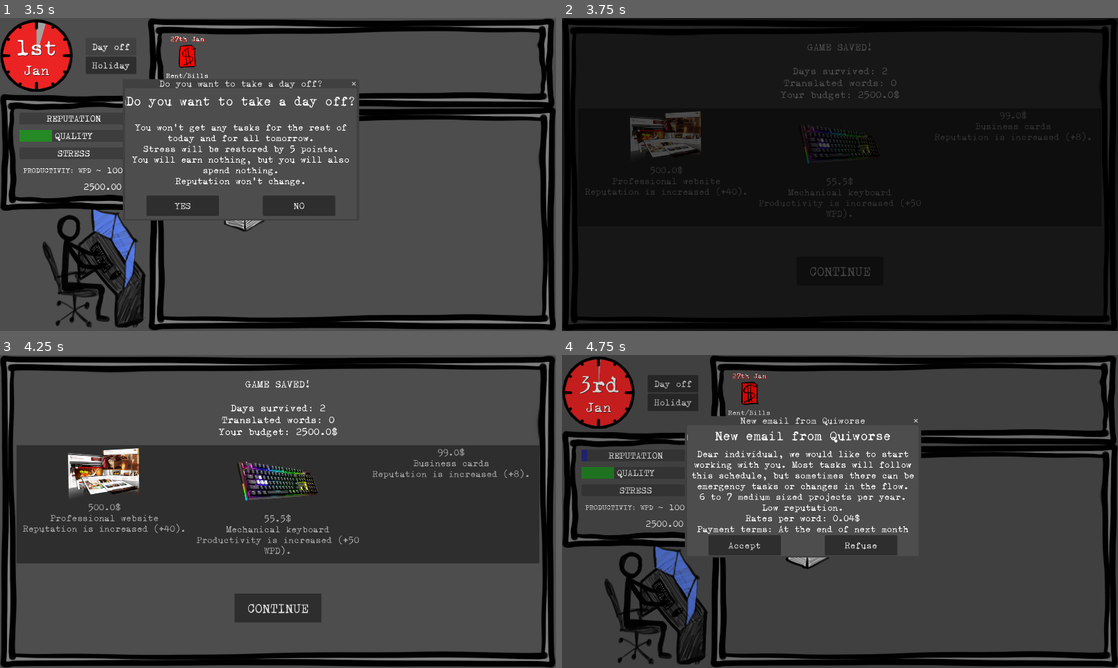
Above: before the commit, frames 1-4 (two rows, left to right).
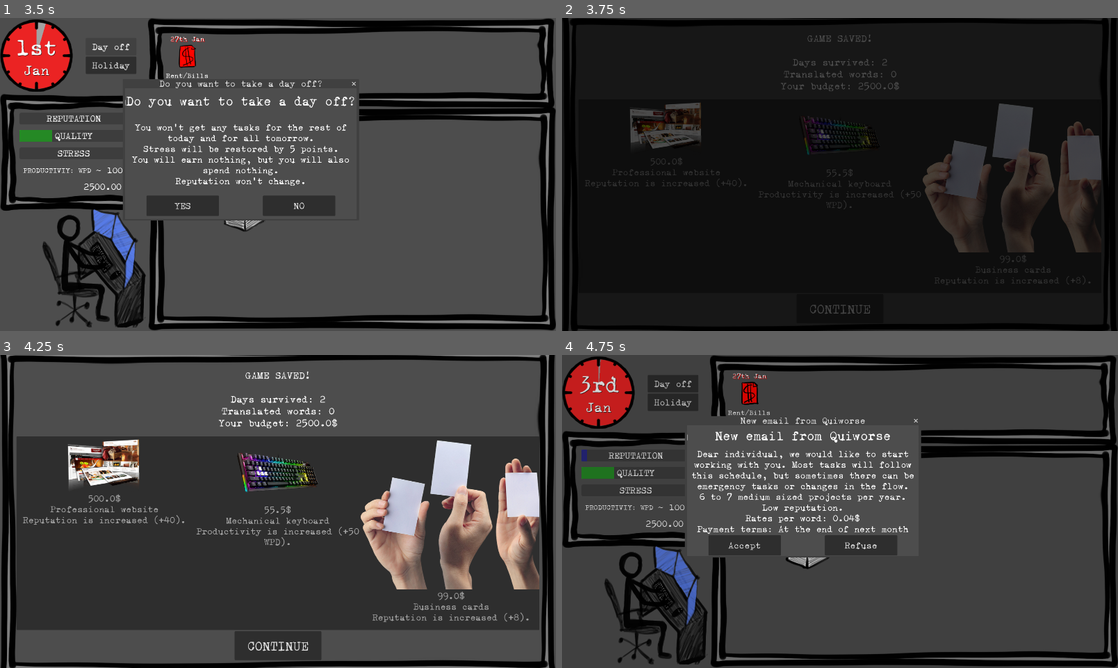
Above: after the commit, the same moments.

Repository: ildede/game-off-2025
Game: Godot game, scene res://scenes/game/screens/splash_screen/splash.tscn
Same seed, same stepped clock (60 frames per second), same inputs: the game is played once before the commit and once after it.
Inputs:
- Up to frame 1 (3.5 s): click "LET'S GO!" at 0.5 s; click "START" at 1.25 s; click "Accept" at 2 s; click "Day off" at 2.75 s
- Up to frame 2 (3.75 s): click "YES" at 3.5 s
- Up to frame 3 (4.25 s): no input
- Up to frame 4 (4.75 s): click "CONTINUE" at 4.25 s

Frame 1 is identical in both runs. In frame 2, 10% of the frame differs, in the area x 1-99%, y 0-100%; in frame 3, 41%, in the area x 0-100%, y 0-100%; in frame 4, nothing differs.

Commit message:
feat: add missing images

Diff:
--- a/data/game_data.json
+++ b/data/game_data.json
@@ -1461,6 +1461,7 @@
       "id": 2,
       "name": "Proper lighting",
       "description": "Quality increases (+2), monthly bills are slightly reduced (-20$/month).",
+      "asset": "lights",
       "can_spawn": true,
       "cost": 10.0,
       "quality_change": 2.0,
@@ -1514,6 +1515,7 @@
       "id": 8,
       "name": "Coffee machine",
       "description": "Productivity boost (+50 WPD), quality increases (+1). Stress is also increased (+5).",
+      "asset": "coffee",
       "can_spawn": true,
       "cost": 30.0,
       "productivity_change": 50,
@@ -1693,6 +1695,7 @@
       "id": 28,
       "name": "Business cards",
       "description": "Reputation is increased (+8).",
+      "asset": "businesscards",
       "can_spawn": true,
       "cost": 99.0,
       "reputation_change": 8
--- a/scenes/game/screens/daily_screen/daily.tscn
+++ b/scenes/game/screens/daily_screen/daily.tscn
@@ -26,13 +26,18 @@
 [ext_resource type="Texture2D" uid="uid://2j05gs2gteqv" path="res://scenes/game/screens/daily_screen/assets/tea.png" id="23_2rafb"]
 [ext_resource type="Texture2D" uid="uid://d1igondpylwaf" path="res://scenes/game/screens/daily_screen/assets/triplescreen.png" id="24_xuvtj"]
 [ext_resource type="Texture2D" uid="uid://d23ab5dcuwt16" path="res://scenes/game/screens/daily_screen/assets/website.png" id="25_6igxr"]
+[ext_resource type="Texture2D" uid="uid://u4tukk5dxdlo" path="res://scenes/game/screens/daily_screen/assets/lights.png" id="26_lr2u3"]
+[ext_resource type="Texture2D" uid="uid://i2fqb8y43o52" path="res://scenes/game/screens/daily_screen/assets/coffee.png" id="27_0a8sc"]
+[ext_resource type="Texture2D" uid="uid://d14v0kir7vkeg" path="res://scenes/game/screens/daily_screen/assets/businesscards.png" id="28_w5c3x"]
 
 [node name="Daily" type="Node" unique_id=1833805696]
 script = ExtResource("1_n7uhh")
 texture = Dictionary[String, Texture2D]({
+"businesscards": ExtResource("28_w5c3x"),
 "cat": ExtResource("2_s02k1"),
 "cattool": ExtResource("3_hekby"),
 "chair": ExtResource("4_yv37s"),
+"coffee": ExtResource("27_0a8sc"),
 "docking": ExtResource("5_2h54p"),
 "doublescreen": ExtResource("6_lr2u3"),
 "energydrink": ExtResource("7_0a8sc"),
@@ -43,6 +48,7 @@
 "heatsocks": ExtResource("12_c2kar"),
 "keyboard": ExtResource("13_dihtp"),
 "keyboardwrist": ExtResource("14_8kgky"),
+"lights": ExtResource("26_lr2u3"),
 "mousewrist": ExtResource("15_vf1g8"),
 "organizeddesk": ExtResource("16_ldk2l"),
 "pants": ExtResource("17_d5c6y"),
Binary file added: scenes/game/screens/daily_screen/assets/businesscards.png
Not shown, added: scenes/game/screens/daily_screen/assets/businesscards.png.import
Binary file added: scenes/game/screens/daily_screen/assets/coffee.png
Not shown, added: scenes/game/screens/daily_screen/assets/coffee.png.import
Binary file added: scenes/game/screens/daily_screen/assets/lights.png
Not shown, added: scenes/game/screens/daily_screen/assets/lights.png.import
